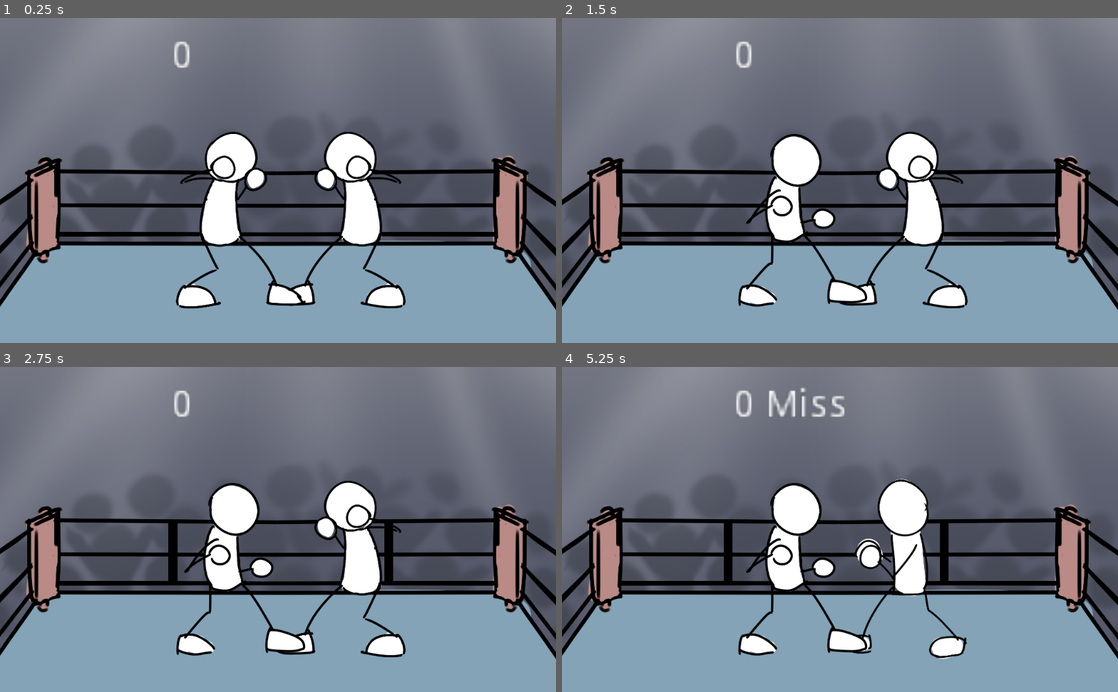
Above: before the commit, frames 1-4 (two rows, left to right).
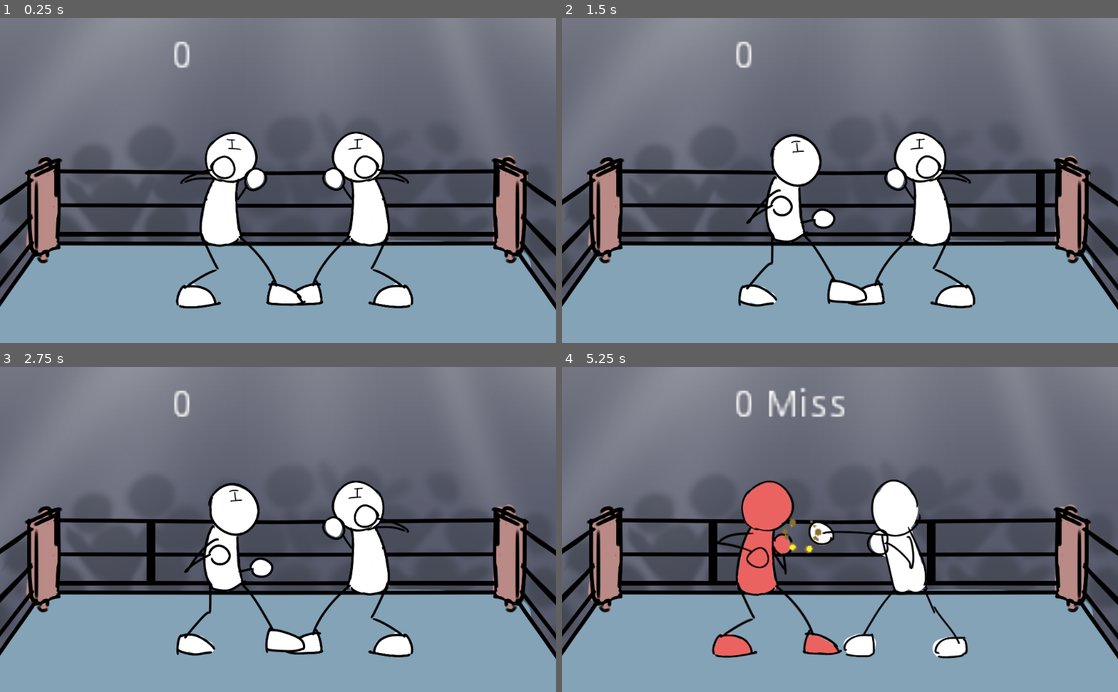
Above: after the commit, the same moments.

Repository: Boyquotes/melody-boxing
Game: Godot game, scene res://room/ring.tscn
Same seed, same stepped clock (60 frames per second), same inputs: the game is played once before the commit and once after it.
Inputs:
- Up to frame 1 (0.25 s): no input
- Up to frame 2 (1.5 s): tap Enter at 0.5 s; hold Right (ui_right) 0.53-1.28 s; tap Space at 1.25 s; hold Down (ui_down) from 1.28 s (still down)
- Up to frame 3 (2.75 s): release Down (ui_down) at 2.03 s; hold Right (ui_right) from 2.03 s (still down)
- Up to frame 4 (5.25 s): release Right (ui_right) at 2.78 s; hold Up (ui_up) 2.78-3.53 s; hold Left (ui_left) 3.53-5.03 s; hold Down (ui_down) from 5.03 s (still down)

The runs differ from the first frame. In frame 1, 2.7% of the frame differs, in the area x 40-75%, y 34-90%; in frame 2, 3.0%; in frame 3, 3.4%; in frame 4, 9.6%, in the area x 26-73%, y 34-90%.

Commit message:
Add movement to sprites

Diff:
--- a/project.godot
+++ b/project.godot
@@ -19,6 +19,10 @@
 run/main_scene="res://room/ring.tscn"
 config/icon="res://icon.png"
 
+[autoload]
+
+Global="*res://script/Global.gd"
+
 [debug]
 
 settings/fps/force_fps=60
--- /dev/null
+++ b/room/character.gd
@@ -0,0 +1,171 @@
+extends AnimatedSprite
+
+enum Direction {LEFT = -1, RIGHT = 1};
+enum Pose {DEFEND, IDLE};
+enum Stance {UP, DOWN};
+
+const Anim = {
+	IDLE_UP = "idle_up",
+	IDLE_DOWN = "idle_down",
+	ATTACK_UP = "atk_up",
+	ATTACK_DOWN = "atk_down",
+	DEFEND_UP = "def_up",
+	DEFEND_DOWN = "def_down",
+	HIT_UP = "hit_up",
+	HIT_DOWN = "hit_down",
+	DEFL_UP = "defl_up",
+	DEFL_DOWN = "defl_down"
+}
+
+var character = Global.Character.TEMPLATE;
+var direction = -1;
+var actionTimer = 0;
+var shakeTimer = 0;
+var actionDelay = 0;
+var pounceTimer = 0;
+var pounceTimer2 = 0;
+
+var originalPos = Vector2(0,0);
+var shakePos = Vector2(0,0);
+var pouncePos = Vector2(0,0);
+var pounceDir = 0;
+var pounceIntensity = 0;
+
+#The lower the difficulty value, the more difficult it is
+var isCpu = false;
+var cpuDifficulty = 2;
+var cpuRepeat = cpuDifficulty;
+
+var pose = Pose.IDLE;
+var stance = Stance.UP;
+
+var effectObj = null;
+
+var blockEffectPos = [];
+var burstEffectPos = [];
+
+func _ready():
+	speed_scale = 2;
+	originalPos = self.position;
+
+	var blockx = 140;
+	var attackx = 400;
+	var fxy = -120;
+	var fxy2 = 20;
+
+	if(self.flip_h):
+		direction = Direction.LEFT;
+		blockEffectPos.append(Vector2(-blockx,fxy));
+		blockEffectPos.append(Vector2(-blockx,fxy2));
+		burstEffectPos.append(Vector2(-attackx,fxy));
+		burstEffectPos.append(Vector2(-attackx,fxy2));
+	else:
+		direction = Direction.RIGHT;
+		blockEffectPos.append(Vector2(blockx,fxy));
+		blockEffectPos.append(Vector2(blockx,fxy2));
+		burstEffectPos.append(Vector2(attackx,fxy));
+		burstEffectPos.append(Vector2(attackx,fxy2));
+
+
+func set_stance(stance):
+	self.stance = stance;
+	default_pose();
+
+func attack(movement = false):
+	if stance==Stance.UP:
+		play(Anim.ATTACK_UP);
+	else:
+		play(Anim.ATTACK_DOWN);
+	if movement:
+		pounce(direction, 200, 5);
+		if(effectObj!=null): effectObj.burst(position+burstEffectPos[stance]);
+
+func hit(movement = false):
+	if stance==Stance.UP:
+		play(Anim.HIT_UP);
+	else:
+		play(Anim.HIT_DOWN);
+	if movement:
+		pounce(-direction, 100, 12);
+
+func defend(movement = false):
+	if stance==Stance.UP:
+		play(Anim.DEFEND_UP);
+	else:
+		play(Anim.DEFEND_DOWN);
+	if movement:
+		shake(20, 5);
+		if(effectObj!=null): effectObj.block(position+blockEffectPos[stance]);
+
+func set_position_xy(x,y):
+	originalPos = Vector2(x,y);
+
+func set_position(posVector):
+	originalPos = posVector;
+
+func shake(intensity, delay = 0):
+	actionDelay = delay;
+	shakeTimer = intensity;
+
+func pounce(direction, intensity, delay = 0):
+	actionDelay = delay;
+	pounceIntensity = intensity;
+	pounceDir = direction;
+	pounceTimer = 1;
+	pounceTimer2 = 1;
+
+func cpu_change_stance():
+	if(cpuRepeat > 0):
+		cpuRepeat-=1;
+		return;
+
+	var pose_list = [Pose.IDLE, Pose.DEFEND];
+	var stance_list = [Stance.UP, Stance.DOWN];
+
+	pose = pose_list[randi() % pose_list.size()];
+	stance = stance_list[randi() % stance_list.size()];
+
+	cpuRepeat = cpuDifficulty;
+
+func default_pose():
+	if(!playing || animation in [Anim.IDLE_UP, Anim.IDLE_DOWN, Anim.DEFL_UP, Anim.DEFL_DOWN] ):
+		if stance==Stance.UP:
+			if pose==Pose.IDLE:
+				play(Anim.IDLE_UP);
+			elif pose==Pose.DEFEND:
+				play(Anim.DEFL_UP);
+		elif stance==Stance.DOWN:
+			if pose==Pose.IDLE:
+				play(Anim.IDLE_DOWN);
+			elif pose==Pose.DEFEND:
+				play(Anim.DEFL_DOWN);
+
+func _process(delta):
+	if(actionDelay>0):
+		actionDelay -= 1;
+	else:
+		if(pounceTimer>0.01):
+			pounceTimer = pounceTimer - pounceTimer/2.0;
+			pouncePos = Vector2(pounceDir * (pounceIntensity - (pounceTimer * pounceIntensity)), 0);
+		elif(pounceTimer2 > 0.01):
+			pounceTimer2 = pounceTimer2 - pounceTimer2/5.0;
+			pouncePos = Vector2(pounceDir * pounceTimer2 * pounceIntensity, 0);
+		else:
+			pounceTimer2 = 0;
+			pounceTimer = 0;
+
+
+		if(shakeTimer > 0.05):
+			shakeTimer = shakeTimer - shakeTimer/5.0;
+			var randX = rand_range(-3,3) * shakeTimer;
+			var randY = rand_range(-3,3) * shakeTimer;
+			shakePos = Vector2(randX, randY);
+		else:
+			shakeTimer = 0;
+
+	self.position = originalPos + shakePos + pouncePos;
+
+
+func on_animation_end():
+	playing = false;
+	default_pose();
--- a/room/ring.gd
+++ b/room/ring.gd
@@ -3,97 +3,60 @@
 #Player side
 # left = 0, right = 1
 var side = 0;
-# up = 0, down = 1
-var player_stance = 0;
 
-var punched_timer = 0;
-
-var enemy_stance = 0;
 
 #Combo
 var combo = 0;
 var judge = "";
 
 #Judgement window
-const JD_PERFECT = 3;
-const JD_FAIR = 6;
+const JD_PERFECT = 5;
+const JD_FAIR = 10;
 const JD_BAD = 15;
 
 #Variables for beats
 var song_pos = 0;
 var song_beat = 0;
 
-var song_bpm = 72.75;
+var song_bpm = 72;
 #var song_bpm = 10.0;
-var song_bps = song_bpm/60;
+var song_bps = float(song_bpm)/60;
 var song_bpf = song_bps/60;
 var song_start = 100;
-var song_offset = 90;
+var song_offset = 85;
 
 var song_started = false;
 
-var punched_timer_max = (1.0/float(song_bpm)) * 1000;
+var action_delay = (1.0/float(song_bpm)) * 1000;
 
 #Note window
 const NOTE_DELAY = 1500;
-
-#Repeating sequence
-const REPEAT_MAX = 2;
-var repeat = REPEAT_MAX;
 
 #Start and end position of notes
 const START_POS = Vector2(797,65);
 const END_POS = Vector2(-797,65);
 
-#Player sprites
-const player1_char = "template";
-var player1_sprite = [];
-
-const player2_char = "template";
-var player2_sprite = [];
-
-const CHARGE_IND = 0;
-const BLOCK_IND = 2;
-const PUNCH_IND = 4;
-const HIT_IND = 6;
+var player = null;
+var enemy = null;
 
 func _ready():
-	player1_sprite.append(preload("res://sprite/template/charge_up.png"));
-	player1_sprite.append(preload("res://sprite/template/charge_down.png"));
+	if side == 0:
+		player = $spr_left;
+		enemy = $spr_right;
+	else:
+		player = $spr_right;
+		enemy = $spr_left;
+	player.effectObj = $spr_effect;
+	enemy.effectObj = $spr_effect;
+	enemy.isCpu = true;
+	enemy.cpu_change_stance();
 
-	player1_sprite.append(preload("res://sprite/template/block_up.png"));
-	player1_sprite.append(preload("res://sprite/template/block_down.png"));
-
-	player1_sprite.append(preload("res://sprite/template/punch_up.png"));
-	player1_sprite.append(preload("res://sprite/template/punch_down.png"));
-
-	player1_sprite.append(preload("res://sprite/template/hit_up.png"));
-	player1_sprite.append(preload("res://sprite/template/hit_down.png"));
-
-	player2_sprite.append(preload("res://sprite/template/charge_up.png"));
-	player2_sprite.append(preload("res://sprite/template/charge_down.png"));
-
-	player2_sprite.append(preload("res://sprite/template/block_up.png"));
-	player2_sprite.append(preload("res://sprite/template/block_down.png"));
-
-	player2_sprite.append(preload("res://sprite/template/punch_up.png"));
-	player2_sprite.append(preload("res://sprite/template/punch_down.png"));
-
-	player2_sprite.append(preload("res://sprite/template/hit_up.png"));
-	player2_sprite.append(preload("res://sprite/template/hit_down.png"));
-	stance_refresh();
-	stance_reset();
 
 func _process(delta):
 	run();
 	update();
 	$combo.text = String(combo) + " " + String(judge) ;
 
-	if(punched_timer>1):
-		punched_timer-=1;
-	elif(punched_timer>0):
-		stance_reset();
-		punched_timer = 0;
 
 func _draw():
 	var x_ratio = [];
@@ -127,7 +90,7 @@
 				player_attack();
 			if(ev.is_action_pressed(defend_btn)):
 				player_defend();
-			stance_refresh();
+
 		elif(song_pos < check_window + JD_FAIR &&
 			song_pos > check_window - JD_FAIR):
 			combo += 1;
@@ -137,86 +100,74 @@
 				player_attack();
 			if(ev.is_action_pressed(defend_btn)):
 				player_defend();
-			stance_refresh();
+
 		elif(song_pos < check_window + JD_BAD &&
 			song_pos > check_window - JD_BAD):
 			combo = 0;
 			song_beat += 1;
 			judge = "Bad";
 			player_miss();
-			stance_refresh();
+
 
 	if ev.is_action_pressed("ui_up"):
-		pose_up();
+		stance_up();
 
 	if ev.is_action_pressed("ui_down"):
-		pose_down();
+		stance_down();
 
-func pose_up():
-	if(side==0):
-		if(punched_timer==0):
-			$spr_left.set_texture(player1_sprite[0]);
-		player_stance = CHARGE_IND;
+func stance_up():
+	player.set_stance(player.Stance.UP);
 
-func pose_down():
-	if(side==0):
-		if(punched_timer==0):
-			$spr_left.set_texture(player1_sprite[1]);
-		player_stance = CHARGE_IND+1;
+func stance_down():
+	player.set_stance(player.Stance.DOWN);
 
 func player_attack():
-	if(side==0):
-		if(enemy_stance in [CHARGE_IND, CHARGE_IND+1]):
-			$spr_left.set_texture(player1_sprite[HIT_IND+enemy_stance]);
-			$spr_right.set_texture(player2_sprite[PUNCH_IND+enemy_stance]);
+	if(enemy.pose == enemy.Pose.IDLE):
+		#If enemy is attacking
+		player.set_stance(enemy.stance);
+		player.hit(true);
+		enemy.attack(true);
+	else:
+		if(enemy.pose == enemy.Pose.DEFEND && player.stance != enemy.stance):
+			#If enemy blocks unsuccessfully
+			var tempStance =  enemy.stance;
+			enemy.set_stance(player.stance);
+			player.attack(true);
+			enemy.hit(true);
+			enemy.set_stance(tempStance);
 		else:
-			$spr_left.set_texture(player1_sprite[PUNCH_IND+player_stance]);
+			#If enemy blocks attack
+			player.attack(false);
+			enemy.defend(true);
 
-			if(enemy_stance==BLOCK_IND && player_stance==CHARGE_IND+1 ||
-				enemy_stance==BLOCK_IND+1 && player_stance==CHARGE_IND):
-				$spr_right.set_texture(player2_sprite[HIT_IND+player_stance]);
-			else:
-				$spr_right.set_texture(player2_sprite[BLOCK_IND+player_stance]);
-		punched_timer = punched_timer_max;
+	enemy.cpu_change_stance();
+
 
 func player_defend():
-	if(side==0):
-		if(enemy_stance in [CHARGE_IND, CHARGE_IND+1]):
-			$spr_right.set_texture(player2_sprite[PUNCH_IND+enemy_stance]);
-		if(enemy_stance==CHARGE_IND && player_stance==CHARGE_IND+1 ||
-			enemy_stance==CHARGE_IND+1 && player_stance==CHARGE_IND):
-			$spr_left.set_texture(player1_sprite[HIT_IND+enemy_stance]);
+	if(enemy.pose == enemy.Pose.IDLE):
+		if(enemy.stance == player.stance):
+			#If player blocks successfully
+			player.defend(true);
+			enemy.attack(false);
 		else:
-			$spr_left.set_texture(player1_sprite[BLOCK_IND+player_stance]);
-		punched_timer = punched_timer_max;
+			#If player blocks unsuccessfully
+			player.set_stance(enemy.stance);
+			player.hit(true);
+			enemy.attack(true);
+	else:
+		player.defend(false);
+	enemy.cpu_change_stance();
 
 func player_miss():
-	if(side==0):
-		if(enemy_stance in [CHARGE_IND, CHARGE_IND+1]):
-			$spr_left.set_texture(player1_sprite[HIT_IND+enemy_stance]);
-			$spr_right.set_texture(player2_sprite[PUNCH_IND+enemy_stance]);
-			punched_timer = punched_timer_max;
+	if(enemy.pose == enemy.Pose.IDLE):
+		player.set_stance(enemy.stance);
+		player.hit(true);
+		enemy.attack(true);
+	enemy.cpu_change_stance();
 
-func stance_reset():
-	if(side==0):
-		$spr_left.set_texture(player1_sprite[player_stance]);
-		$spr_right.set_texture(player2_sprite[enemy_stance]);
-
-func stance_refresh():
-	if(repeat > 0):
-		repeat-=1;
-		return;
-
-	var stance_list = [CHARGE_IND, CHARGE_IND+1, BLOCK_IND, BLOCK_IND+1];
-	enemy_stance = stance_list[randi() % 4];
-	repeat=REPEAT_MAX;
-
-#	if(side==0):
-#		$spr_right.set_texture(player2_sprite[enemy_stance]);
 
 func run():
 	song_pos += 1;
-
 	if(song_pos >= song_start):
 		if(song_started):
 			checkBeat();
@@ -233,4 +184,3 @@
 		combo = 0;
 		judge = "Miss";
 		player_miss();
-		stance_refresh();
--- a/room/ring.tscn
+++ b/room/ring.tscn
@@ -1,10 +1,83 @@
-[gd_scene load_steps=6 format=2]
+[gd_scene load_steps=67 format=2]
 
-[ext_resource path="res://sprite/template/block_up.png" type="Texture" id=1]
+[ext_resource path="res://sprite/template/template.tres" type="SpriteFrames" id=1]
 [ext_resource path="res://bg/stage.png" type="Texture" id=2]
 [ext_resource path="res://music/pancake.ogg" type="AudioStream" id=3]
 [ext_resource path="res://sprite/note.png" type="Texture" id=4]
 [ext_resource path="res://room/ring.gd" type="Script" id=5]
+[ext_resource path="res://room/character.gd" type="Script" id=6]
+[ext_resource path="res://sprite/effect/block/block (6).png" type="Texture" id=7]
+[ext_resource path="res://sprite/effect/block/block (5).png" type="Texture" id=8]
+[ext_resource path="res://sprite/effect/block/block (7).png" type="Texture" id=9]
+[ext_resource path="res://sprite/effect/block/block (8).png" type="Texture" id=10]
+[ext_resource path="res://sprite/effect/block/block (2).png" type="Texture" id=11]
+[ext_resource path="res://sprite/effect/block/block (3).png" type="Texture" id=12]
+[ext_resource path="res://sprite/effect/block/block (4).png" type="Texture" id=13]
+[ext_resource path="res://sprite/effect/block/block (11).png" type="Texture" id=14]
+[ext_resource path="res://sprite/effect/block/block (12).png" type="Texture" id=15]
+[ext_resource path="res://sprite/effect/block/block (9).png" type="Texture" id=16]
+[ext_resource path="res://sprite/effect/block/block (13).png" type="Texture" id=17]
+[ext_resource path="res://sprite/effect/block/block (14).png" type="Texture" id=18]
+[ext_resource path="res://sprite/effect/block/block (10).png" type="Texture" id=19]
+[ext_resource path="res://sprite/effect/block/block (25).png" type="Texture" id=20]
+[ext_resource path="res://sprite/effect/block/block (29).png" type="Texture" id=21]
+[ext_resource path="res://sprite/effect/block/block (1).png" type="Texture" id=22]
+[ext_resource path="res://sprite/effect/block/block (22).png" type="Texture" id=23]
+[ext_resource path="res://sprite/effect/block/block (21).png" type="Texture" id=24]
+[ext_resource path="res://sprite/effect/block/block (28).png" type="Texture" id=25]
+[ext_resource path="res://sprite/effect/block/block (26).png" type="Texture" id=26]
+[ext_resource path="res://sprite/effect/block/block (23).png" type="Texture" id=27]
+[ext_resource path="res://sprite/effect/block/block (24).png" type="Texture" id=28]
+[ext_resource path="res://sprite/effect/block/block (27).png" type="Texture" id=29]
+[ext_resource path="res://sprite/effect/block/block (17).png" type="Texture" id=30]
+[ext_resource path="res://sprite/effect/block/block (18).png" type="Texture" id=31]
+[ext_resource path="res://sprite/effect/block/block (20).png" type="Texture" id=32]
+[ext_resource path="res://sprite/effect/block/block (19).png" type="Texture" id=33]
+[ext_resource path="res://sprite/effect/block/block (16).png" type="Texture" id=34]
+[ext_resource path="res://sprite/effect/block/block (15).png" type="Texture" id=35]
+[ext_resource path="res://room/spr_effect.gd" type="Script" id=36]
+[ext_resource path="res://sprite/effect/burst/burst (27).png" type="Texture" id=37]
+[ext_resource path="res://sprite/effect/burst/burst (26).png" type="Texture" id=38]
+[ext_resource path="res://sprite/effect/burst/burst (29).png" type="Texture" id=39]
+[ext_resource path="res://sprite/effect/burst/burst (28).png" type="Texture" id=40]
+[ext_resource path="res://sprite/effect/burst/burst (2).png" type="Texture" id=41]
+[ext_resource path="res://sprite/effect/burst/burst (5).png" type="Texture" id=42]
+[ext_resource path="res://sprite/effect/burst/burst (6).png" type="Texture" id=43]
+[ext_resource path="res://sprite/effect/burst/burst (13).png" type="Texture" id=44]
+[ext_resource path="res://sprite/effect/burst/burst (15).png" type="Texture" id=45]
+[ext_resource path="res://sprite/effect/burst/burst (1).png" type="Texture" id=46]
+[ext_resource path="res://sprite/effect/burst/burst (16).png" type="Texture" id=47]
+[ext_resource path="res://sprite/effect/burst/burst (14).png" type="Texture" id=48]
+[ext_resource path="res://sprite/effect/burst/burst (17).png" type="Texture" id=49]
+[ext_resource path="res://sprite/effect/burst/burst (18).png" type="Texture" id=50]
+[ext_resource path="res://sprite/effect/burst/burst (10).png" type="Texture" id=51]
+[ext_resource path="res://sprite/effect/burst/burst (19).png" type="Texture" id=52]
+[ext_resource path="res://sprite/effect/burst/burst (22).png" type="Texture" id=53]
+[ext_resource path="res://sprite/effect/burst/burst (21).png" type="Texture" id=54]
+[ext_resource path="res://sprite/effect/burst/burst (23).png" type="Texture" id=55]
+[ext_resource path="res://sprite/effect/burst/burst (3).png" type="Texture" id=56]
+[ext_resource path="res://sprite/effect/burst/burst (24).png" type="Texture" id=57]
+[ext_resource path="res://sprite/effect/burst/burst (9).png" type="Texture" id=58]
+[ext_resource path="res://sprite/effect/burst/burst (20).png" type="Texture" id=59]
+[ext_resource path="res://sprite/effect/burst/burst (12).png" type="Texture" id=60]
+[ext_resource path="res://sprite/effect/burst/burst (25).png" type="Texture" id=61]
+[ext_resource path="res://sprite/effect/burst/burst (4).png" type="Texture" id=62]
+[ext_resource path="res://sprite/effect/burst/burst (8).png" type="Texture" id=63]
+[ext_resource path="res://sprite/effect/burst/burst (7).png" type="Texture" id=64]
+[ext_resource path="res://sprite/effect/burst/burst (11).png" type="Texture" id=65]
+
+[sub_resource type="SpriteFrames" id=1]
+animations = [ {
+"frames": [ ExtResource( 22 ), ExtResource( 11 ), ExtResource( 12 ), ExtResource( 13 ), ExtResource( 8 ), ExtResource( 7 ), ExtResource( 9 ), ExtResource( 10 ), ExtResource( 16 ), ExtResource( 19 ), ExtResource( 14 ), ExtResource( 15 ), ExtResource( 17 ), ExtResource( 18 ), ExtResource( 35 ), ExtResource( 34 ), ExtResource( 30 ), ExtResource( 31 ), ExtResource( 33 ), ExtResource( 32 ), ExtResource( 24 ), ExtResource( 23 ), ExtResource( 27 ), ExtResource( 28 ), ExtResource( 20 ), ExtResource( 26 ), ExtResource( 29 ), ExtResource( 25 ), ExtResource( 21 ) ],
+"loop": false,
+"name": "block",
+"speed": 60.0
+}, {
+"frames": [ ExtResource( 46 ), ExtResource( 41 ), ExtResource( 56 ), ExtResource( 62 ), ExtResource( 42 ), ExtResource( 43 ), ExtResource( 64 ), ExtResource( 63 ), ExtResource( 58 ), ExtResource( 51 ), ExtResource( 65 ), ExtResource( 60 ), ExtResource( 44 ), ExtResource( 48 ), ExtResource( 45 ), ExtResource( 47 ), ExtResource( 49 ), ExtResource( 50 ), ExtResource( 52 ), ExtResource( 59 ), ExtResource( 54 ), ExtResource( 53 ), ExtResource( 55 ), ExtResource( 57 ), ExtResource( 61 ), ExtResource( 38 ), ExtResource( 37 ), ExtResource( 40 ), ExtResource( 39 ) ],
+"loop": false,
+"name": "burst",
+"speed": 60.0
+} ]
 
 [node name="stage" type="Node2D"]
 position = Vector2( 511.284, 250.194 )
@@ -24,16 +97,21 @@
 scale = Vector2( 0.951714, 0.951714 )
 texture = ExtResource( 4 )
 
-[node name="spr_left" type="Sprite" parent="."]
+[node name="spr_left" type="AnimatedSprite" parent="."]
 position = Vector2( -134.431, 244.201 )
 z_index = 1
-texture = ExtResource( 1 )
+frames = ExtResource( 1 )
+animation = "idle_up"
+playing = true
+script = ExtResource( 6 )
 
-[node name="spr_right" type="Sprite" parent="."]
-position = Vector2( 288.181, 111.725 )
-texture = ExtResource( 1 )
-offset = Vector2( -57.5481, 131.954 )
+[node name="spr_right" type="AnimatedSprite" parent="."]
+position = Vector2( 259.232, 243.109 )
+frames = ExtResource( 1 )
+animation = "idle_up"
+playing = true
 flip_h = true
+script = ExtResource( 6 )
 
 [node name="combo" type="RichTextLabel" parent="."]
 margin_left = -390.128
@@ -48,3 +126,16 @@
 
 [node name="music" type="AudioStreamPlayer" parent="."]
 stream = ExtResource( 3 )
+
+[node name="spr_effect" type="AnimatedSprite" parent="."]
+position = Vector2( -790.529, -302.851 )
+scale = Vector2( 4.42934, 4.42934 )
+z_index = 100
+z_as_relative = false
+frames = SubResource( 1 )
+animation = "block"
+speed_scale = 1.5
+script = ExtResource( 36 )
+[connection signal="animation_finished" from="spr_left" to="spr_left" method="on_animation_end"]
+[connection signal="animation_finished" from="spr_right" to="spr_right" method="on_animation_end"]
+[connection signal="animation_finished" from="spr_effect" to="spr_effect" method="_on_spr_effect_animation_finished"]
--- /dev/null
+++ b/room/spr_effect.gd
@@ -0,0 +1,22 @@
+extends AnimatedSprite
+
+
+func _ready():
+	hide();
+
+
+func block(pos = null):
+	show();
+	if pos!= null: position = pos;
+	set_frame(0);
+	play("block");
+
+func burst(pos = null):
+	show();
+	if pos!= null: position = pos;
+	set_frame(0);
+	play("burst");
+
+
+func _on_spr_effect_animation_finished():
+	hide();
--- /dev/null
+++ b/script/Global.gd
@@ -0,0 +1,30 @@
+extends Node
+
+enum Character{TEMPLATE};
+enum Stance {UP, DOWN}
+enum Pose {CHARGE, BLOCK, PUNCH, HIT, IDLE};
+
+var sprite_list = [];
+
+func _ready():
+	var template = [];
+
+	template.append(preload("res://sprite/template/charge_up.png"));
+	template.append(preload("res://sprite/template/charge_down.png"));
+
+	template.append(preload("res://sprite/template/block_up.png"));
+	template.append(preload("res://sprite/template/block_down.png"));
+
+	template.append(preload("res://sprite/template/punch_up.png"));
+	template.append(preload("res://sprite/template/punch_down.png"));
+
+	template.append(preload("res://sprite/template/hit_up.png"));
+	template.append(preload("res://sprite/template/hit_down.png"));
+
+	template.append(preload("res://sprite/template/idle_up.png"));
+	template.append(preload("res://sprite/template/idle_down.png"));
+
+	sprite_list.append(template);
+
+func sprite_index(stance, pose):
+	return (pose * 2) + stance;
--- /dev/null
+++ b/sprite/template/template.tres
@@ -0,0 +1,65 @@
+[gd_resource type="SpriteFrames" load_steps=11 format=2]
+
+[ext_resource path="res://sprite/template/block_up.png" type="Texture" id=1]
+[ext_resource path="res://sprite/template/block_down.png" type="Texture" id=2]
+[ext_resource path="res://sprite/template/charge_down.png" type="Texture" id=3]
+[ext_resource path="res://sprite/template/charge_up.png" type="Texture" id=4]
+[ext_resource path="res://sprite/template/punch_up.png" type="Texture" id=5]
+[ext_resource path="res://sprite/template/punch_down.png" type="Texture" id=6]
+[ext_resource path="res://sprite/template/idle_up.png" type="Texture" id=7]
+[ext_resource path="res://sprite/template/idle_down.png" type="Texture" id=8]
+[ext_resource path="res://sprite/template/hit_up.png" type="Texture" id=9]
+[ext_resource path="res://sprite/template/hit_down.png" type="Texture" id=10]
+
+[resource]
+animations = [ {
+"frames": [ ExtResource( 8 ), ExtResource( 10 ), ExtResource( 10 ), ExtResource( 10 ) ],
+"loop": false,
+"name": "hit_down",
+"speed": 5.0
+}, {
+"frames": [ ExtResource( 8 ), ExtResource( 8 ), ExtResource( 8 ), ExtResource( 8 ) ],
+"loop": true,
+"name": "idle_down",
+"speed": 5.0
+}, {
+"frames": [ ExtResource( 7 ), ExtResource( 7 ), ExtResource( 7 ), ExtResource( 7 ) ],
+"loop": true,
+"name": "idle_up",
+"speed": 5.0
+}, {
+"frames": [ ExtResource( 7 ), ExtResource( 9 ), ExtResource( 9 ), ExtResource( 9 ) ],
+"loop": false,
+"name": "hit_up",
+"speed": 5.0
+}, {
+"frames": [ ExtResource( 2 ), ExtResource( 2 ), ExtResource( 2 ), ExtResource( 2 ) ],
+"loop": false,
+"name": "def_down",
+"speed": 5.0
+}, {
+"frames": [ ExtResource( 3 ), ExtResource( 6 ), ExtResource( 6 ), ExtResource( 6 ) ],
+"loop": false,
+"name": "atk_down",
+"speed": 5.0
+}, {
+"frames": [ ExtResource( 1 ), ExtResource( 1 ), ExtResource( 1 ), ExtResource( 1 ) ],
+"loop": false,
+"name": "def_up",
+"speed": 5.0
+}, {
+"frames": [ ExtResource( 2 ), ExtResource( 2 ), ExtResource( 2 ), ExtResource( 2 ) ],
+"loop": true,
+"name": "defl_down",
+"speed": 5.0
+}, {
+"frames": [ ExtResource( 4 ), ExtResource( 5 ), ExtResource( 5 ), ExtResource( 5 ) ],
+"loop": false,
+"name": "atk_up",
+"speed": 5.0
+}, {
+"frames": [ ExtResource( 1 ), ExtResource( 1 ), ExtResource( 1 ), ExtResource( 1 ) ],
+"loop": true,
+"name": "defl_up",
+"speed": 5.0
+} ]
Binary file added: sprite/effect/block/block (1).png
Not shown, added: sprite/effect/block/block (1).png.import
Binary file added: sprite/effect/block/block (10).png
Not shown, added: sprite/effect/block/block (10).png.import
Binary file added: sprite/effect/block/block (11).png
Not shown, added: sprite/effect/block/block (11).png.import
Binary file added: sprite/effect/block/block (12).png
Not shown, added: sprite/effect/block/block (12).png.import
Binary file added: sprite/effect/block/block (13).png
Not shown, added: sprite/effect/block/block (13).png.import
Binary file added: sprite/effect/block/block (14).png
Not shown, added: sprite/effect/block/block (14).png.import
(and 111 more such lines)
